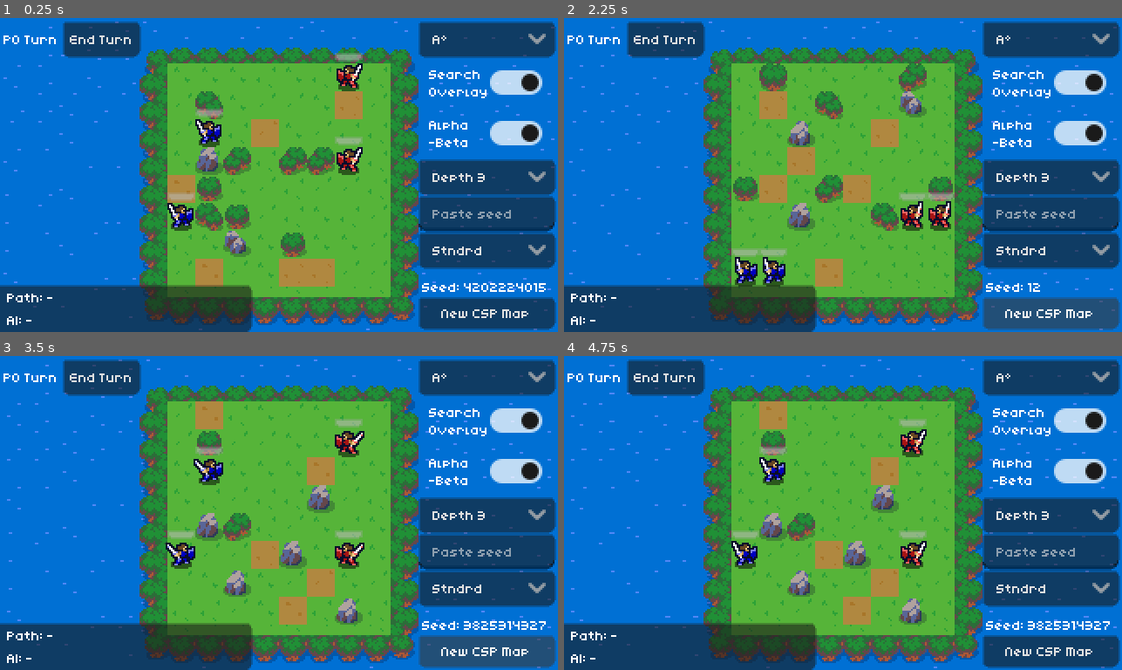
Above: before the commit, frames 1-4 (two rows, left to right).
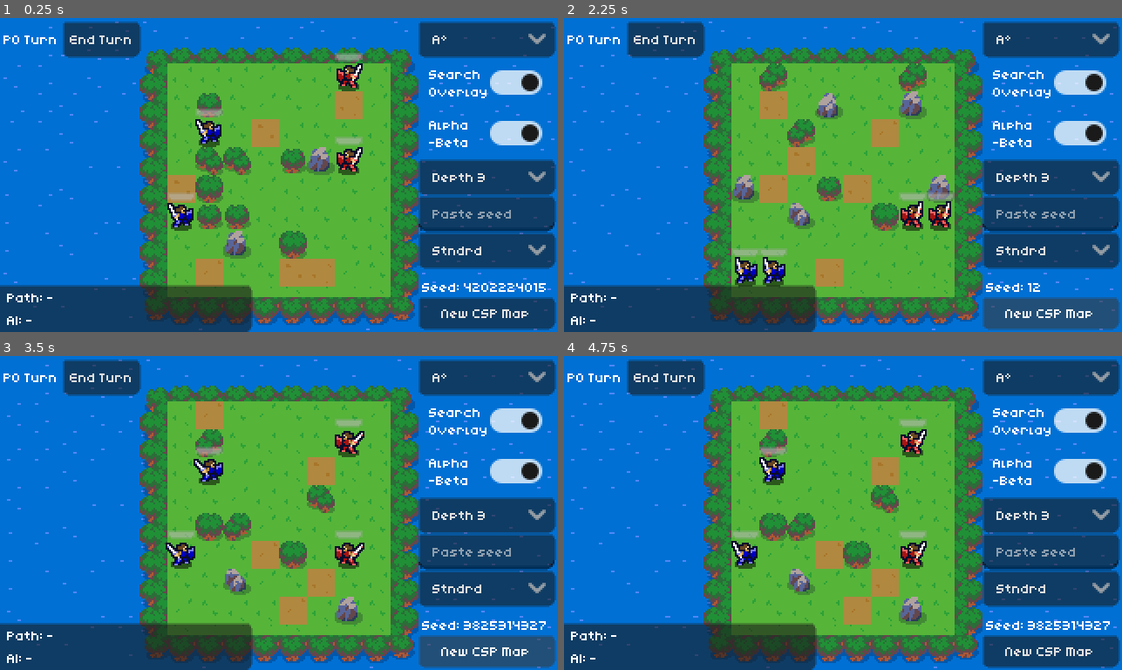
Above: after the commit, the same moments.

Repository: noor-shalaby/algo-knights
Game: Godot game, scene res://scenes/main.tscn
Same seed, same stepped clock (60 frames per second), same inputs: the game is played once before the commit and once after it.
Inputs (mouse positions are in pixels of both pictures, inside the frame that each line leads up to):
- Up to frame 1 (0.25 s): no input
- Up to frame 2 (2.25 s): click (1049, 212) at 0.52 s; type "12" at 0.6 s; click "End Turn" at 1.25 s; click "New CSP Map" at 2 s
- Up to frame 3 (3.5 s): click "New CSP Map" at 2.75 s
- Up to frame 4 (4.75 s): click "A*" at 3.5 s; click "Search Overlay" at 4.25 s

The runs differ from the first frame. In frame 1, 3.2% of the frame differs, in the area x 30-70%, y 15-85%; in frame 2, 3.3%, in the area x 30-70%, y 14-85%; in frame 3, 2.7%; in frame 4, 2.7%.

Commit message:
feat(game): add match-end flow, rematch seed lock, and seeded terrain tiles

Diff:
--- a/scenes/main.tscn
+++ b/scenes/main.tscn
@@ -450,3 +450,40 @@
 text = "Path: -
 AI: -"
 vertical_alignment = 1
+
+[node name="MatchOverPanel" type="PanelContainer" parent="CanvasLayer/HUD" unique_id=856477634]
+unique_name_in_owner = true
+visible = false
+layout_mode = 1
+anchors_preset = 8
+anchor_left = 0.5
+anchor_top = 0.5
+anchor_right = 0.5
+anchor_bottom = 0.5
+offset_left = -21.5
+offset_top = -20.0
+offset_right = 21.5
+offset_bottom = 20.0
+grow_horizontal = 2
+grow_vertical = 2
+
+[node name="MarginContainer" type="MarginContainer" parent="CanvasLayer/HUD/MatchOverPanel" unique_id=1494894861]
+layout_mode = 2
+theme_override_constants/margin_left = 8
+theme_override_constants/margin_top = 4
+theme_override_constants/margin_right = 8
+theme_override_constants/margin_bottom = 4
+
+[node name="VBoxContainer" type="VBoxContainer" parent="CanvasLayer/HUD/MatchOverPanel/MarginContainer" unique_id=1790029653]
+layout_mode = 2
+
+[node name="MatchOverLabel" type="Label" parent="CanvasLayer/HUD/MatchOverPanel/MarginContainer/VBoxContainer" unique_id=2126781431]
+unique_name_in_owner = true
+layout_mode = 2
+text = "Match Over"
+horizontal_alignment = 1
+
+[node name="RematchButton" type="Button" parent="CanvasLayer/HUD/MatchOverPanel/MarginContainer/VBoxContainer" unique_id=1366414569]
+unique_name_in_owner = true
+layout_mode = 2
+text = "Rematch"
--- a/scripts/view/board_view.gd
+++ b/scripts/view/board_view.gd
@@ -51,9 +51,17 @@
 		var grid_pos: Vector2i = terrain_layer.local_to_map(local_pos)
 		tile_clicked.emit(grid_pos)
 
-func render_terrain(state: BoardState) -> void:
+func _pick_seeded_tile(tiles: Array[Vector2i], rng: RandomNumberGenerator) -> Vector2i:
+	if tiles.is_empty():
+		return Vector2i.ZERO
+	return tiles[rng.randi_range(0, tiles.size() - 1)]
+
+func render_terrain(state: BoardState, map_seed: int = 0) -> void:
 	terrain_layer.clear()
 	wall_layer.clear()
+
+	var rng := RandomNumberGenerator.new()
+	rng.seed = map_seed
 
 	for y: int in range(state.height):
 		for x: int in range(state.width):
@@ -61,12 +69,12 @@
 			var t_type: int = state.get_terrain(pos)
 			match t_type:
 				BoardState.TERRAIN_PLAIN:
-					terrain_layer.set_cell(pos, 0, PLAIN_TILES.pick_random())
+					terrain_layer.set_cell(pos, 0, _pick_seeded_tile(PLAIN_TILES, rng))
 				BoardState.TERRAIN_FOREST:
-					terrain_layer.set_cell(pos, 0, FOREST_TILES.pick_random())
+					terrain_layer.set_cell(pos, 0, _pick_seeded_tile(FOREST_TILES, rng))
 				BoardState.TERRAIN_WALL:
-					terrain_layer.set_cell(pos, 0, PLAIN_TILES.pick_random())
-					wall_layer.set_cell(pos, 0, WALL_TILES.pick_random())
+					terrain_layer.set_cell(pos, 0, _pick_seeded_tile(PLAIN_TILES, rng))
+					wall_layer.set_cell(pos, 0, _pick_seeded_tile(WALL_TILES, rng))
 
 func rebuild_units(state: BoardState) -> void:
 	for child: Node in units_container.get_children():
@@ -90,6 +98,14 @@
 			continue
 		view.position = terrain_layer.map_to_local(u["pos"])
 		view.update_from_data(u)
+
+func reset_all_units(new_state: BoardState) -> void:
+	for u: Dictionary in new_state.units:
+		var uid: int = u["id"]
+		if _unit_views.has(uid):
+			var view: UnitView = _unit_views[uid]
+			view.position = terrain_layer.map_to_local(u["pos"])
+			view.reset_visuals(u)
 
 func get_unit_view(unit_id: int) -> UnitView:
 	return _unit_views.get(unit_id, null)
--- a/scripts/view/main.gd
+++ b/scripts/view/main.gd
@@ -12,6 +12,9 @@
 @onready var preset_option: OptionButton = %PresetOption
 @onready var seed_label: Label = %SeedLabel
 @onready var stats_label: Label = %StatsLabel
+@onready var match_over_panel: PanelContainer = %MatchOverPanel
+@onready var match_over_label: Label = %MatchOverLabel
+@onready var rematch_button: Button = %RematchButton
 
 const REPLAY_STEP_DELAY: float = 0.05
 
@@ -23,12 +26,20 @@
 var _current_seed: int = 0
 var _map_preset: String = "standard"
 var _replay_generation: int = 0
+var _lock_seed_on_next_start: bool = false
 
 var _search_mode: String = "astar"
 var _last_path_info: String = "Path: -"
 var _last_ai_info: String = "AI: -"
 
+var _match_over: bool = false
+
 func _ready() -> void:
+	if match_over_panel != null:
+		match_over_panel.visible = false
+	if rematch_button != null:
+		rematch_button.pressed.connect(_on_rematch_pressed)
+
 	algo_option.clear()
 	algo_option.add_item("A*", 0)
 	algo_option.add_item("UCS", 1)
@@ -93,12 +104,20 @@
 
 func _start_new_match() -> void:
 	_replay_generation += 1
+	_match_over = false
+	if match_over_panel != null:
+		match_over_panel.visible = false
+
 	is_busy = false
 	selected_unit_id = -1
 	_last_path_info = "Path: -"
 	_last_ai_info = "AI: -"
 
-	_current_seed = _resolve_seed()
+	if _lock_seed_on_next_start:
+		_lock_seed_on_next_start = false
+	else:
+		_current_seed = _resolve_seed()
+
 	if seed_label != null:
 		seed_label.text = " Seed: %d" % _current_seed
 	if seed_input != null and seed_input.text.strip_edges().is_empty():
@@ -111,7 +130,7 @@
 	if search_overlay_toggle != null:
 		search_overlay_toggle.set_pressed_no_signal(board_view.show_search_overlay)
 
-	board_view.render_terrain(state)
+	board_view.render_terrain(state, _current_seed)
 	_center_board()
 	board_view.rebuild_units(state)
 	board_view.clear_highlights()
@@ -232,6 +251,20 @@
 
 	return chosen
 
+func _check_match_end() -> bool:
+	if _match_over:
+		return true
+	if not GameRules.is_terminal(state):
+		return false
+
+	_match_over = true
+	if match_over_label != null:
+		var winner: int = GameRules.get_winner(state)
+		match_over_label.text = "P0 Wins!" if winner == 0 else ("AI Wins!" if winner == 1 else "Draw!")
+	if match_over_panel != null:
+		match_over_panel.visible = true
+	return true
+
 func _on_algo_selected(index: int) -> void:
 	match index:
 		0:
@@ -269,11 +302,11 @@
 	if event is InputEventMouseButton and event.pressed and event.button_index == MOUSE_BUTTON_LEFT:
 		DisplayServer.clipboard_set(str(_current_seed))
 		if seed_label != null:
-			seed_label.text = "CP: %d" % _current_seed
-			get_tree().create_timer(1.0).timeout.connect(func() -> void: if seed_label != null: seed_label.text = "Seed: %d" % _current_seed)
+			seed_label.text = "      CP: %d" % _current_seed
+			get_tree().create_timer(1.0).timeout.connect(func() -> void: if seed_label != null: seed_label.text = " Seed: %d" % _current_seed)
 
 func _on_end_turn_pressed() -> void:
-	if is_busy or state.current_team != 0 or GameRules.is_terminal(state):
+	if is_busy or _match_over or state.current_team != 0 or GameRules.is_terminal(state):
 		return
 	selected_unit_id = -1
 	board_view.clear_highlights()
@@ -281,8 +314,12 @@
 	_refresh_ui()
 	await _run_ai_turn()
 
+func _on_rematch_pressed() -> void:
+	_lock_seed_on_next_start = true
+	_start_new_match()
+
 func _on_tile_clicked(grid_pos: Vector2i) -> void:
-	if is_busy or state.current_team != 0 or GameRules.is_terminal(state):
+	if is_busy or _match_over or state.current_team != 0 or GameRules.is_terminal(state):
 		return
 
 	var clicked_unit: Dictionary = _get_unit_at(grid_pos)
@@ -459,6 +496,7 @@
 	else:
 		is_busy = false
 		_refresh_ui()
+		_check_match_end()
 
 func _run_ai_turn() -> void:
 	is_busy = true
@@ -489,6 +527,7 @@
 		state.current_team = 0
 		is_busy = false
 		_refresh_ui()
+		_check_match_end()
 		return
 
 	var unit: Dictionary = _get_unit_by_id(act["unit_id"])
@@ -510,6 +549,7 @@
 	board_view.clear_highlights()
 	is_busy = false
 	_refresh_ui()
+	_check_match_end()
 
 func _resolve_action_and_sync(act: Dictionary) -> void:
 	var target_id: int = act.get("target_id", -1)
--- a/scripts/view/unit_view.gd
+++ b/scripts/view/unit_view.gd
@@ -148,3 +148,28 @@
 
 	await tween.finished
 	play_idle()
+
+func reset_visuals(unit_data: Dictionary) -> void:
+	if _hp_tween != null and _hp_tween.is_valid():
+		_hp_tween.kill()
+
+	is_dying = false
+	modulate = Color(1.0, 1.0, 1.0, 1.0)
+	visible = unit_data.get("hp", 0) > 0
+
+	if anim_sprite != null:
+		anim_sprite.position = Vector2.ZERO
+		anim_sprite.modulate = Color(1.0, 1.0, 1.0, 1.0)
+		if anim_sprite.sprite_frames != null and anim_sprite.sprite_frames.has_animation("idle"):
+			anim_sprite.play("idle")
+
+	if anim_sprite != null and anim_sprite.material is ShaderMaterial:
+		var mat := anim_sprite.material as ShaderMaterial
+		mat.set_shader_parameter("flash_amount", 0.0)
+		mat.set_shader_parameter("dissolve_progress", 0.0)
+
+	if hp_bar != null:
+		var max_hp: float = float(unit_data.get("max_hp", unit_data.get("hp", 100)))
+		hp_bar.max_value = max_hp
+		hp_bar.value = float(max(0, unit_data.get("hp", 0)))
+		hp_bar.visible = visible
